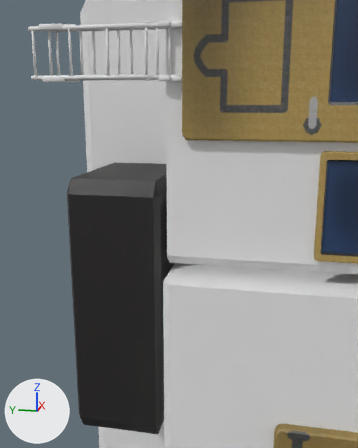
What one commit did to the Blender file Assets/MobileWorkshop.blend.
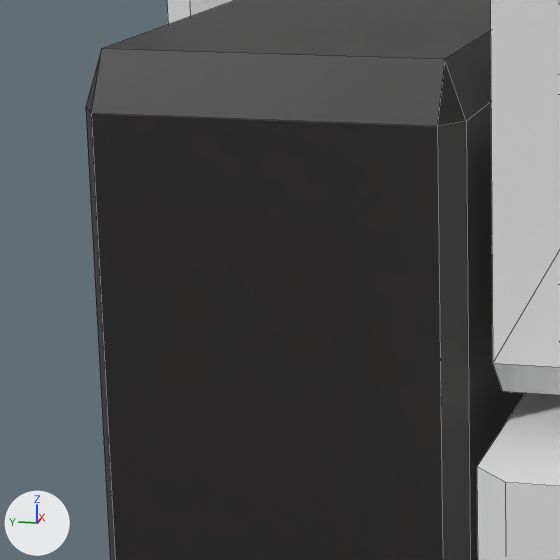
There are two pictures of each version: one from a 50 mm camera at (-5.472, -0.022, 3.661) aimed at (-2.165, 0.64, 2.834), one close up on the part from 13% to 51% of the width and 37% to 68% of the height. The lights are fixed; the arrows at lower left show +X, +Y and +Z. The close-ups show mesh edges as thin lines.

Names of what the first close-up shows: 'MobileWorkshop', 'tank.001'.
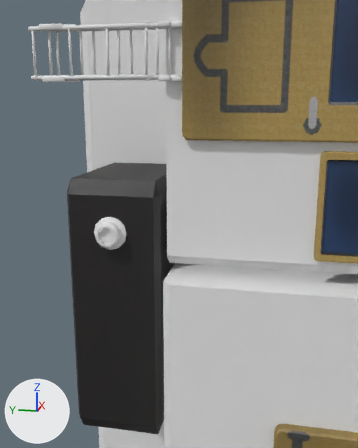
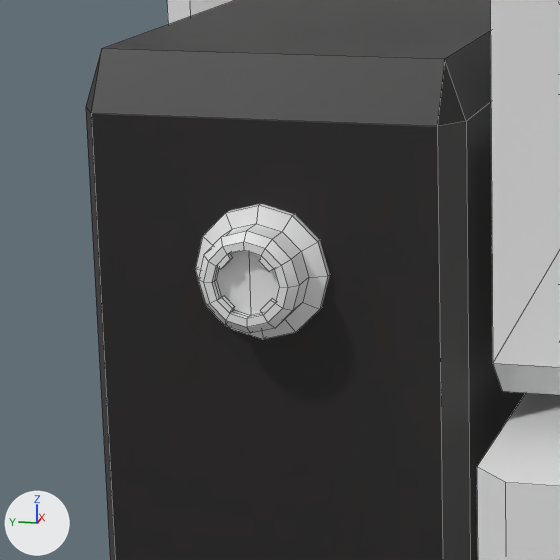
What changed in the scene script:
```text
Add mat_kas_portf_c:
    mat_kas_portf_c = principled_material('KAS_portf_c')
    mat_kas_portf_c.base_color = (0.8, 0.8, 0.8)  # white #e7e7e7
Add me_model:
    me_model.from_pydata(...)  # 64 vertices, 51 faces; spans x -0.12..0.12, y -0.05..0.06, z 0.0..0.12
    me_model.polygons.foreach_set('use_smooth', [True] * 51)
    me_model.materials.append(mat_kas_portf_c)  # white #e7e7e7
Add ob_fuel_plug:
    ob_fuel_plug = bpy.data.objects.new('fuel-plug', me_model)
    ob_fuel_plug.parent = ob_tank_001
    ob_fuel_plug.matrix_parent_inverse = Matrix(((-1.0, 0.0, 0.0, -1.691), (0.0, 1.0, 0.0, -1.112), (0.0, 0.0, -1.0, 2.135), (0.0, 0.0, 0.0, 1.0)))
    ob_fuel_plug.location = (-2.273, 1.117, 2.764)
    ob_fuel_plug.rotation_euler = (1.571, -1.571, 0.0)  # degrees (90, -90, 0)
    _m = ob_fuel_plug.modifiers.new('Mirror', 'MIRROR')
    _m.use_axis = (False, False, True)
```

What differs and where, as boxes (x1, y1, x2, y2) in the close-ups (560 x 560 px):
'fuel-plug', added: after (195, 204, 330, 339)
